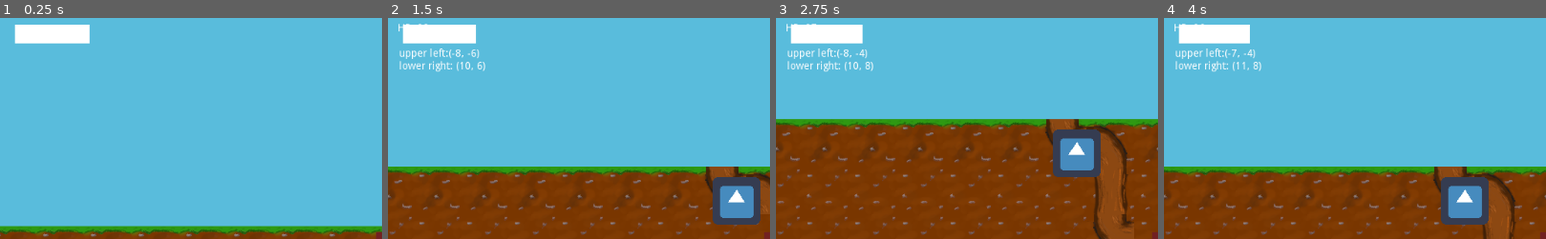
Above: before the commit, frames 1-4 (left to right).
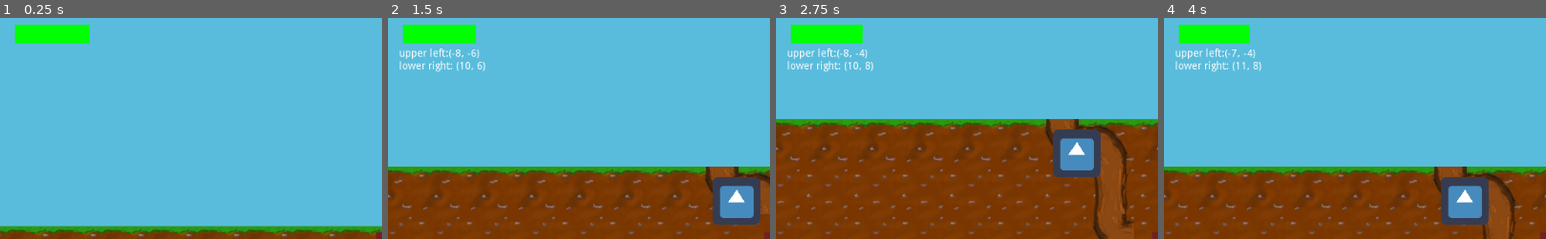
Above: after the commit, the same moments.

Repository: Sushperson/Tree-Simulator-2023
Game: Godot game, scene res://Scenes/World.tscn
The game is run twice, just before and just after one commit, with the same random seed, the same clock (stepped at 60 frames per second) and the same inputs. The engine's default icon, where the game draws it, is replaced by a stand-in: a white triangle on a blue panel in a dark square.
Inputs:
- Up to frame 1 (0.25 s): no input
- Up to frame 2 (1.5 s): tap Enter at 0.5 s; hold D (right) 0.53-1.28 s; hold E (confirm) 0.53-1.28 s; hold S (down) from 1.28 s (still down); tap E (confirm) at 1.35 s
- Up to frame 3 (2.75 s): tap E (confirm) at 2 s; release S (down) at 2.03 s; hold D (right) from 2.03 s (still down); hold E (confirm) from 2.03 s (still down)
- Up to frame 4 (4 s): release D (right) at 2.78 s; release E (confirm) at 2.78 s; hold W (up) 2.78-3.53 s; tap E (confirm) at 2.85 s; hold A (left) from 3.53 s (still down); hold E (confirm) from 3.53 s (still down)
The pictures show only the part of the screen within x 0-50%, y 0-50%; the shares and areas given below are measured in that part.

The runs differ from the first frame. In frame 1, 1.7% of the frame differs, in the area x 3-24%, y 3-12%; in frame 2, 1.7%, in the area x 2-24%, y 2-12%; in frame 3, 1.7%; in frame 4, 1.6%.

Commit message:
HP Bar RGB

Diff:
--- a/Tree_sim/Scenes/World.tscn
+++ b/Tree_sim/Scenes/World.tscn
@@ -221,10 +221,10 @@
 margin_bottom = 11.0
 
 [node name="HpBar" type="Label" parent="HUD"]
-margin_left = 13.0
-margin_top = 11.0
-margin_right = 73.0
-margin_bottom = 25.0
+margin_left = 22.0
+margin_top = 18.0
+margin_right = 82.0
+margin_bottom = 32.0
 
 [node name="DebugCamSize" type="Label" parent="HUD"]
 margin_left = 15.0
--- a/Tree_sim/Scripts/World.gd
+++ b/Tree_sim/Scripts/World.gd
@@ -34,6 +34,7 @@
 	get_node("HUD/HpFill").position.y = hp_bar_pos_y
 	get_node("HUD/HpFill").scale.x = hp_bar_scale_x * 100
 	get_node("HUD/HpFill").scale.y = hp_bar_scale_y
+	get_node("HUD/HpFill").modulate = Color(0,255,0)
 
 
 # Called every frame. 'delta' is the elapsed time since the previous frame.
@@ -101,8 +102,16 @@
 	var HpFill_scale = HpFill.get_scale()
 	var HpFill_position = HpFill.get_position()
 
+
 	HpFill.scale.x = hp_bar_scale_x * HUD.hp_bar
 	HpFill.scale.y = hp_bar_scale_y
 
 	HpFill.position.x = hp_bar_pos_x + (HpFill_scale.x / 2)
 	HpFill.position.y = hp_bar_pos_y
+
+	if HUD.hp_bar > 50:
+		HpFill.modulate = Color(0,255,0)
+	elif HUD.hp_bar > 25:
+		HpFill.modulate = Color(255,140,0)
+	else:
+		HpFill.modulate = Color(255,0,0)
Not shown: 1 places in Tree_sim/Scenes/World.tscn that only renumber resources
